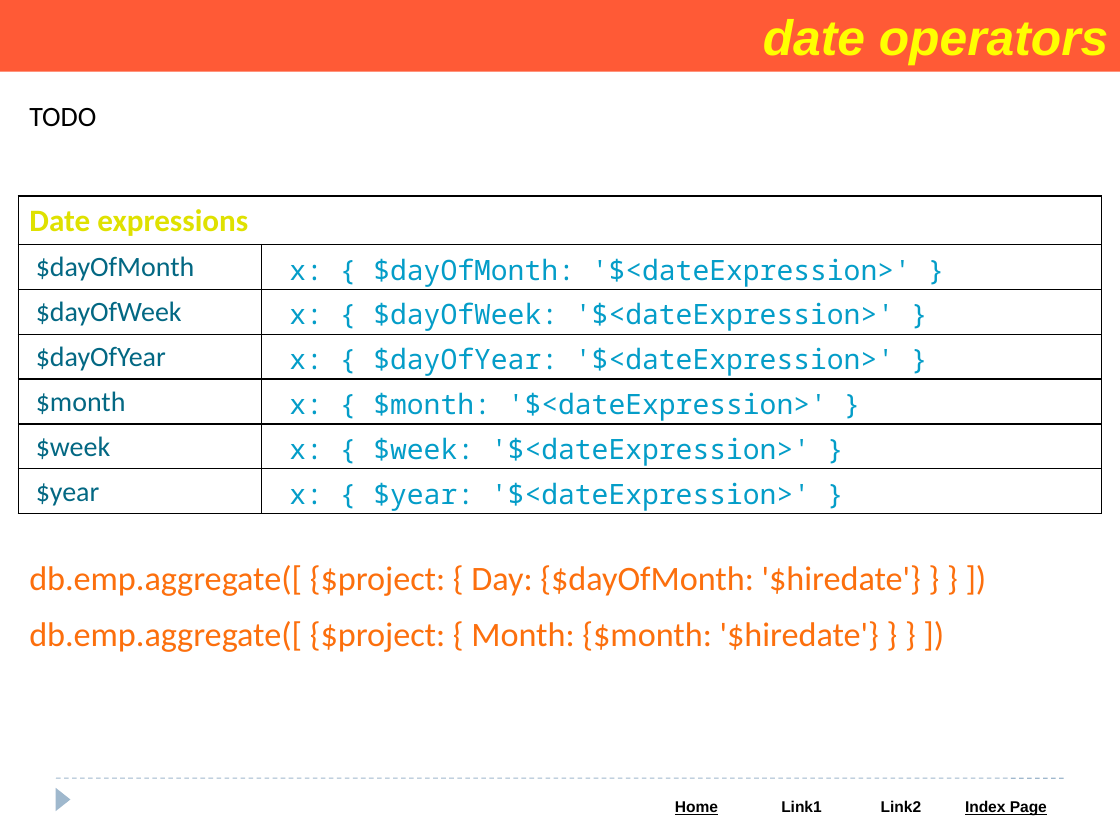
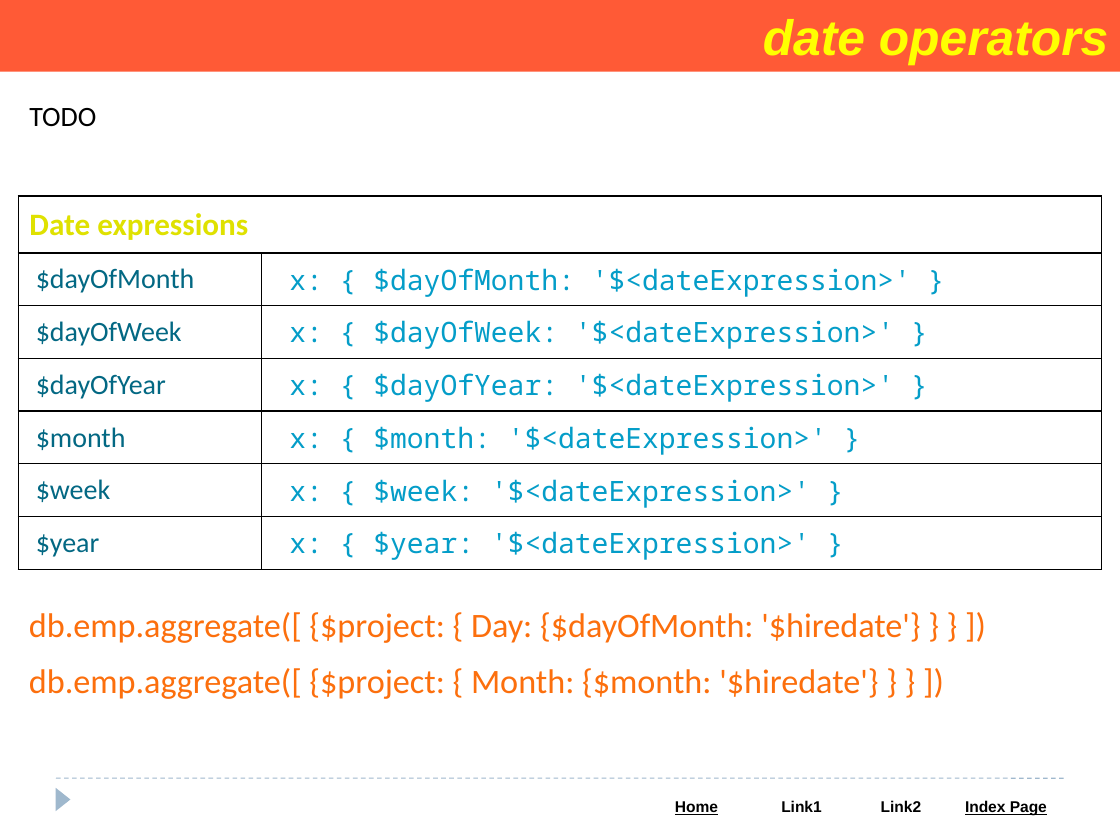
Before and after one commit to Saleel-Bagde/PPT-s, a slide deck: slide 103 of MongoDB PPT.pptx (slide 101 before the commit). Drawn at 1120x840 pixels with LibreOffice and Linux fonts; fonts in the diff are those of the drawing. Boxes give left, top, right and bottom in pixels: in the first picture for what was removed or moved away, otherwise in the second. Text is boxed around its words. In the diff, an @@ line names an element or a change of style, - is before the commit and + after.

```diff
--- a/MongoDB PPT.pptx
+++ b/MongoDB PPT.pptx
@@ table: place and size @@
-table at (18, 196, 1101, 515)
+table at (18, 196, 1101, 569)
@@ text "db.emp.aggregate([ {$project: { Day: {$dayOfMonth: ...": place and size @@
-text "db.emp.aggregate([ {$project: { Day: {$dayOfMonth: ..." at (29, 565, 921, 652)
+text "db.emp.aggregate([ {$project: { Day: {$dayOfMonth: ..." at (29, 612, 920, 699)
```
Also in this commit, not shown: 6 other slides changed, 2 slides added.
